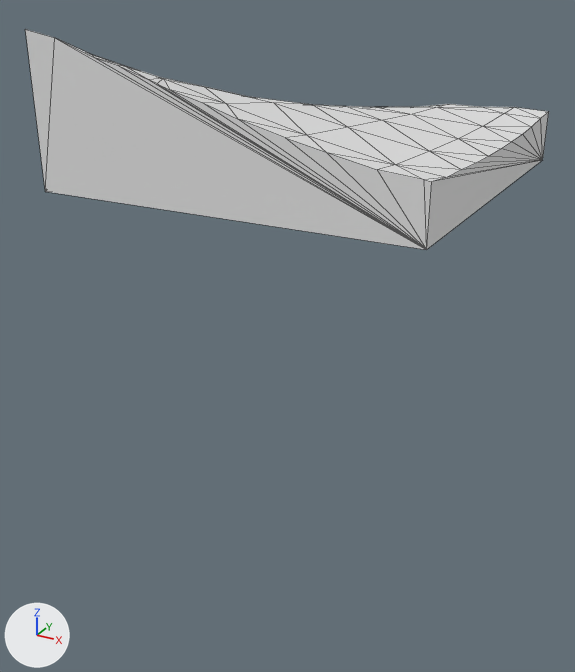
The glTF model assets/terrain/surface_pieces/surf_28_7.glb as it was, and as the next commit left it.
One viewpoint serves both versions: a 50 mm camera at (37.41, 62.82, -22.65) aimed at (32.33, 72.05, -27.27). The lights are fixed; the arrows at lower left show +X, +Y and +Z. The first picture is the older version. Mesh edges are drawn as thin lines. Where no turn or scale is listed for an object, it has been applied to the vertices.

Names of what the first picture shows: 'geometry_0'.
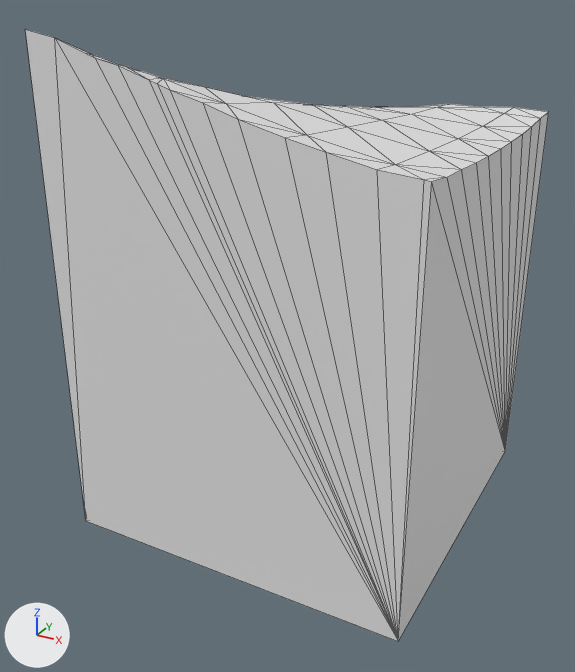
The edits, one by one:
me_geometry_0 is used by ob_geometry_0; location (0.0, 0.0, 0.0).
me_geometry_0 had 83 vertices, 162 faces and spanned x 30.0..35.0, y 70.0..75.0, z -25.0..-23.1.
me_geometry_0 now has 83 vertices, 162 faces and spans x 30.0..35.0, y 70.0..75.0, z -30.0..-23.1.
Part 1, on me_geometry_0:
4 vertices are removed from x 30.0..35.0, y 70.0..75.0, z -25.0.
56 faces are deleted.
4 vertices are added at (30.0, 75.0, -30.0), (30.0, 70.0, -30.0), (35.0, 75.0, -30.0), (35.0, 70.0, -30.0).
56 new faces join them.

Boxes [x1, y1, x2, y2] around the edits, measured in the pictures (575 x 672 px):
'geometry_0', reshaped (176% taller)
    before: [25, 29, 549, 250]
    after: [25, 29, 549, 641]
